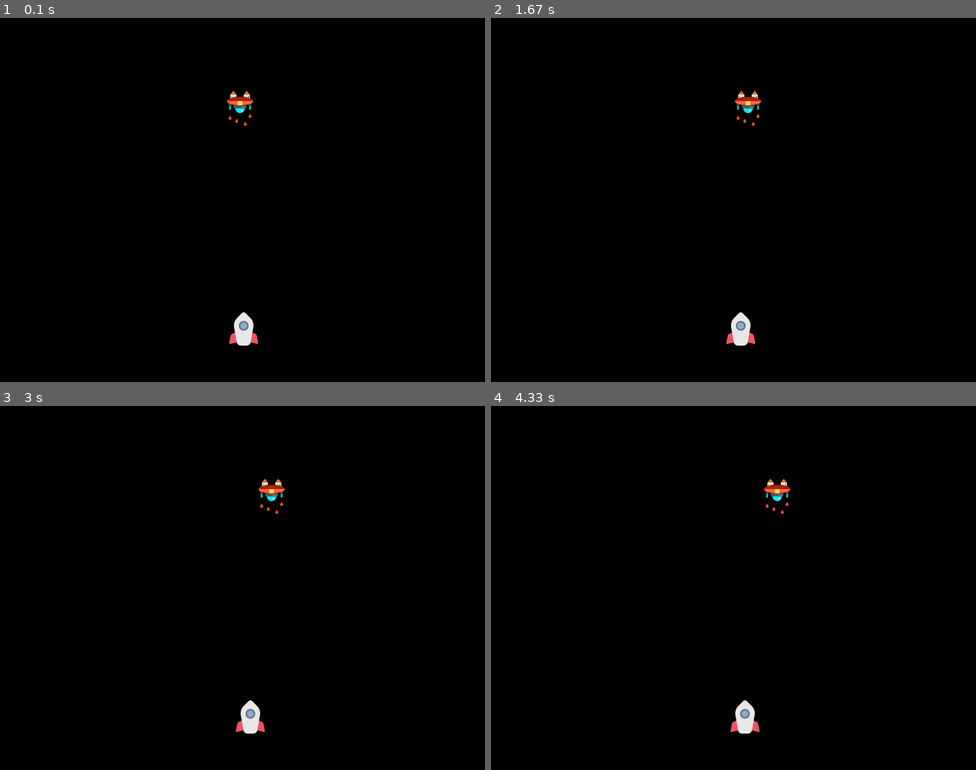
Above: before the commit, frames 1-4 (two rows, left to right).
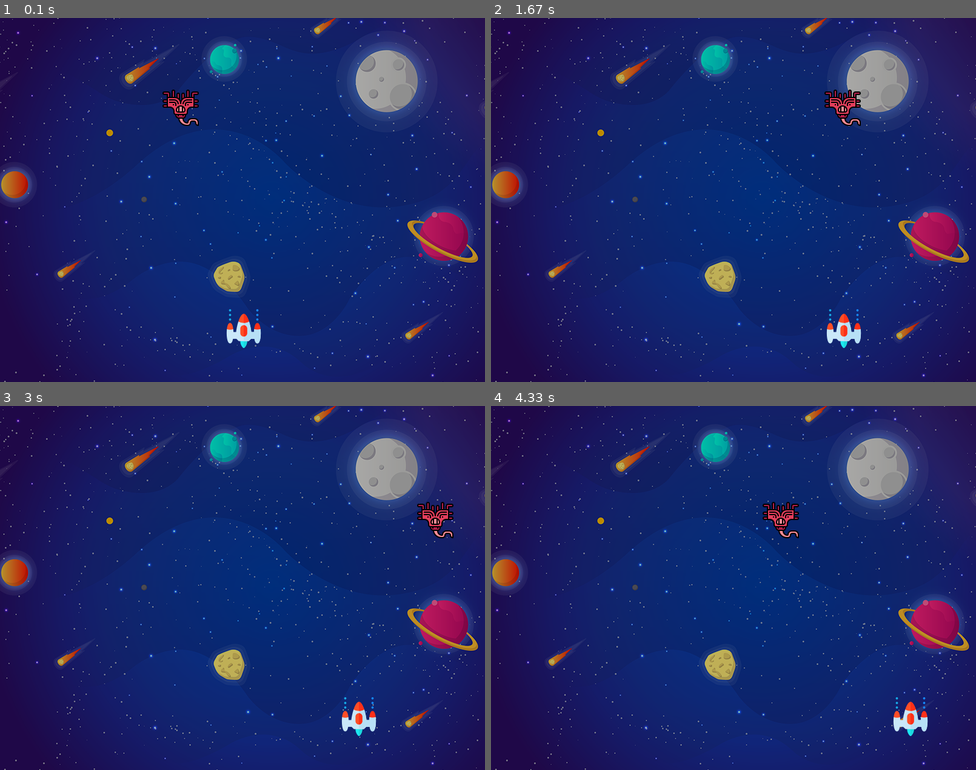
Above: after the commit, the same moments.

Repository: Rianone/Space-Invader-Game-With-Python-and-Pygame
Game: pygame game, started from main.py
Two runs of this game, one before a commit and one after it. Both use one fixed random seed, a clock stepped at 60 frames per second and the inputs below.
Inputs:
- Up to frame 1 (0.1 s): no input
- Up to frame 2 (1.67 s): hold Right 0.33-0.8 s; hold Right 0.83-1.3 s; hold Left from 1.33 s (still down)
- Up to frame 3 (3 s): release Left at 1.87 s; hold Left 1.9-2.3 s; hold Right 2.33-2.97 s
- Up to frame 4 (4.33 s): hold Left 3-3.47 s; hold Right 3.5-3.97 s; hold Right from 4 s (still down)

The runs differ from the first frame. In frame 1, 100% of the frame differs, in the area x 0-100%, y 0-100%; in frame 2, 100%; in frame 3, 100%; in frame 4, 100%.

Commit message:
Added enemy boundaries and movement

Diff:
--- a/main.py
+++ b/main.py
@@ -14,8 +14,12 @@
 icon = pygame.image.load("fusee.png")
 pygame.display.set_icon(icon)
 
+#Background
+background = pygame.image.load("background.png")
+
+
 # Player image info
-playerImg = pygame.image.load("avatar.png")
+playerImg = pygame.image.load("spaceship.png")
 playerX = 370
 playerY = 480
 playerX_change = 0
@@ -24,9 +28,15 @@
 enemyImg = pygame.image.load("alien" + str(random.randint(1, 4)) + ".png")
 enemyX = random.randint(0, 736)
 enemyY = random.randint(50, 150)
-enemyX_change = 0.3
+enemyX_change = 3
 enemyY_change = 40
 
+# Enemy image info
+enemyImg = pygame.image.load("alien" + str(random.randint(1, 4)) + ".png")
+enemyX = random.randint(0, 736)
+enemyY = random.randint(50, 150)
+enemyX_change = 3
+enemyY_change = 40
 
 # Inserting player
 def player(x, y):
@@ -43,6 +53,8 @@
     # Screen fill, rgb values
     screen.fill((0, 0, 0))
 
+    #BG image
+    screen.blit(background, (0,0))
     for event in pygame.event.get():
         if event.type == pygame.QUIT:
             running = False
@@ -50,9 +62,9 @@
         # Key pressed event condition, check whether is right or left
         if event.type == pygame.KEYDOWN:
             if event.key == pygame.K_LEFT:
-                playerX_change = -0.3
+                playerX_change = -5
             if event.key == pygame.K_RIGHT:
-                playerX_change = 0.3
+                playerX_change = 5
 
         # Key released event condition, stop spaceship movement when key is released
         if event.type == pygame.KEYUP:
@@ -73,10 +85,10 @@
     enemyX += enemyX_change
     #Checking for enemy boundaries
     if enemyX <= 0:
-        enemyX_change = 0.3
+        enemyX_change = 3
         enemyY += enemyY_change
     elif enemyX >= 736:
-        enemyX_change = -0.3
+        enemyX_change = -3
         enemyY += enemyY_change
 
     # Adding player
Binary file added: background.png
Binary file added: bullet.png
Binary file added: spaceship.png
